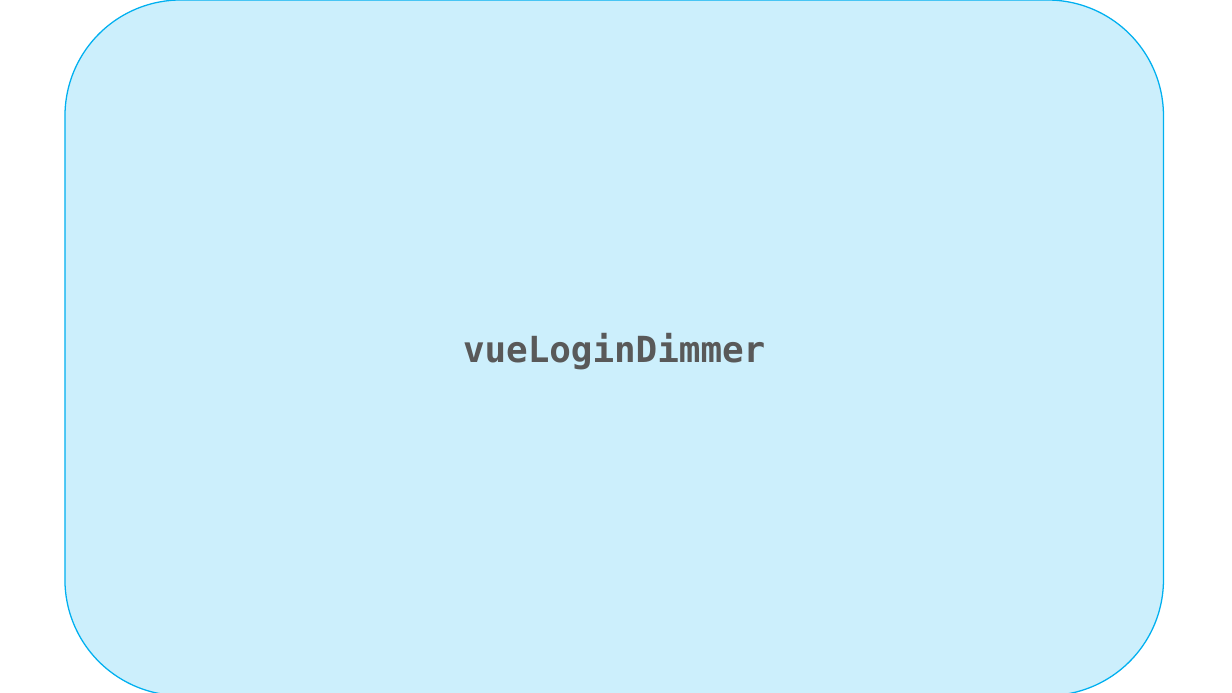
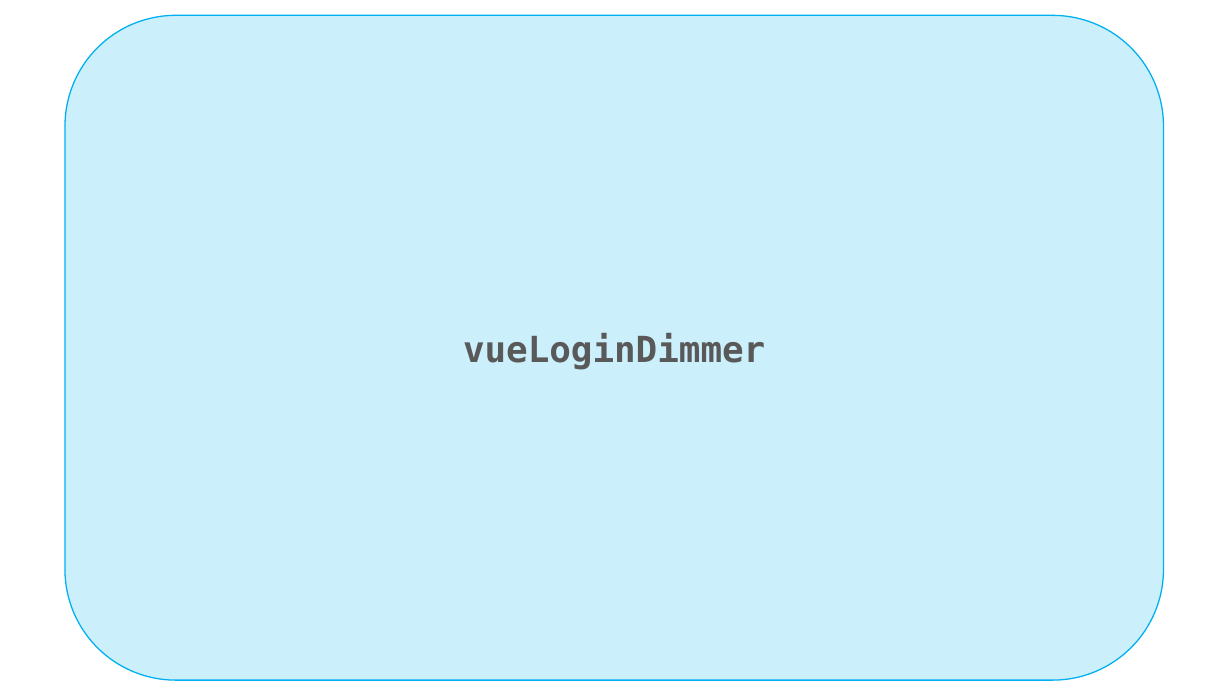
Before and after one commit to myeongjae-kim/smithy-scheduler, a slide deck: slide 2 of Documents/3_Design/Diagrams/Diagrams.pptx. Drawn at 1232x693 pixels with LibreOffice and Linux fonts; fonts in the diff are those of the drawing; background and template pictures are left out. Boxes give left, top, right and bottom in pixels: in the first picture for what was removed or moved away, otherwise in the second. Text is boxed around its words. In the diff, an @@ line names an element or a change of style, - is before the commit and + after.

```diff
--- a/Documents/3_Design/Diagrams/Diagrams.pptx
+++ b/Documents/3_Design/Diagrams/Diagrams.pptx
@@ rounded rectangle "vueLoginDimmer": place and size @@
-rounded rectangle "vueLoginDimmer" at (65,0,1164,693)
+rounded rectangle "vueLoginDimmer" at (65,16,1164,680)
```
Also in this commit, not shown: 1 other file.
